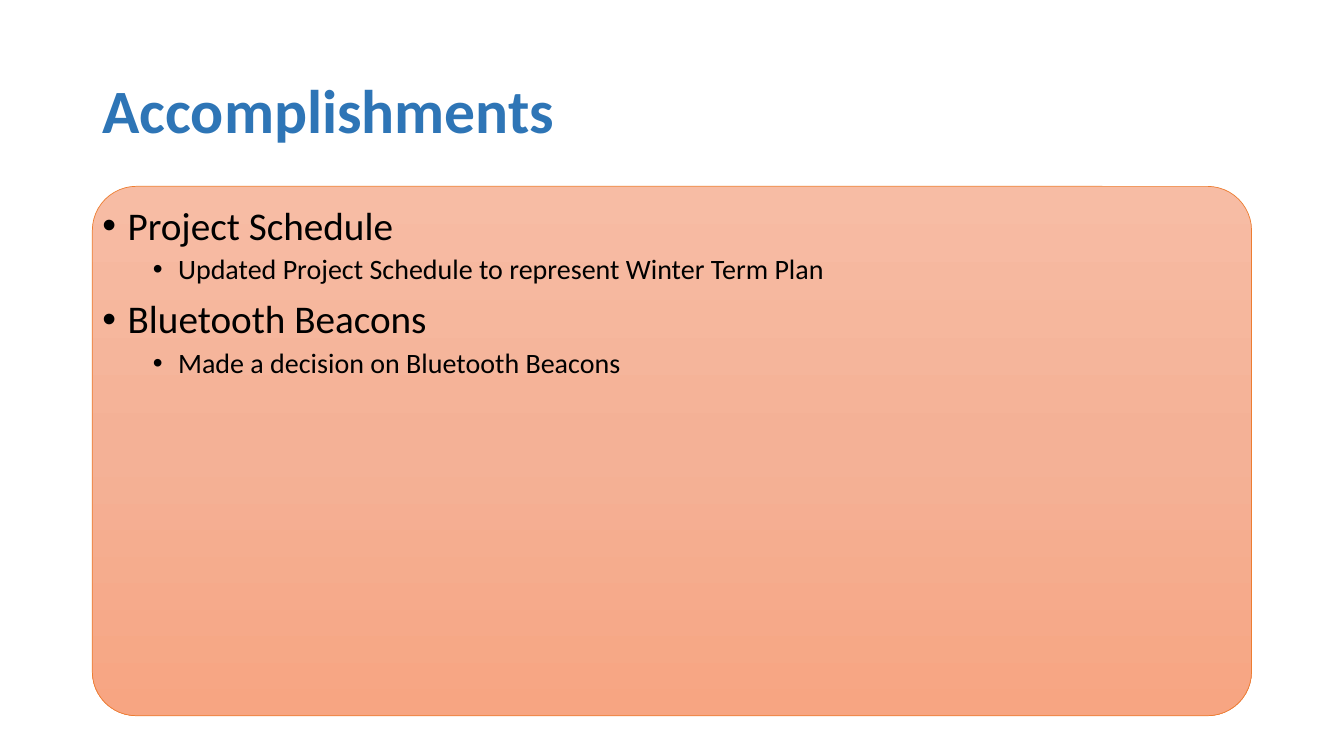
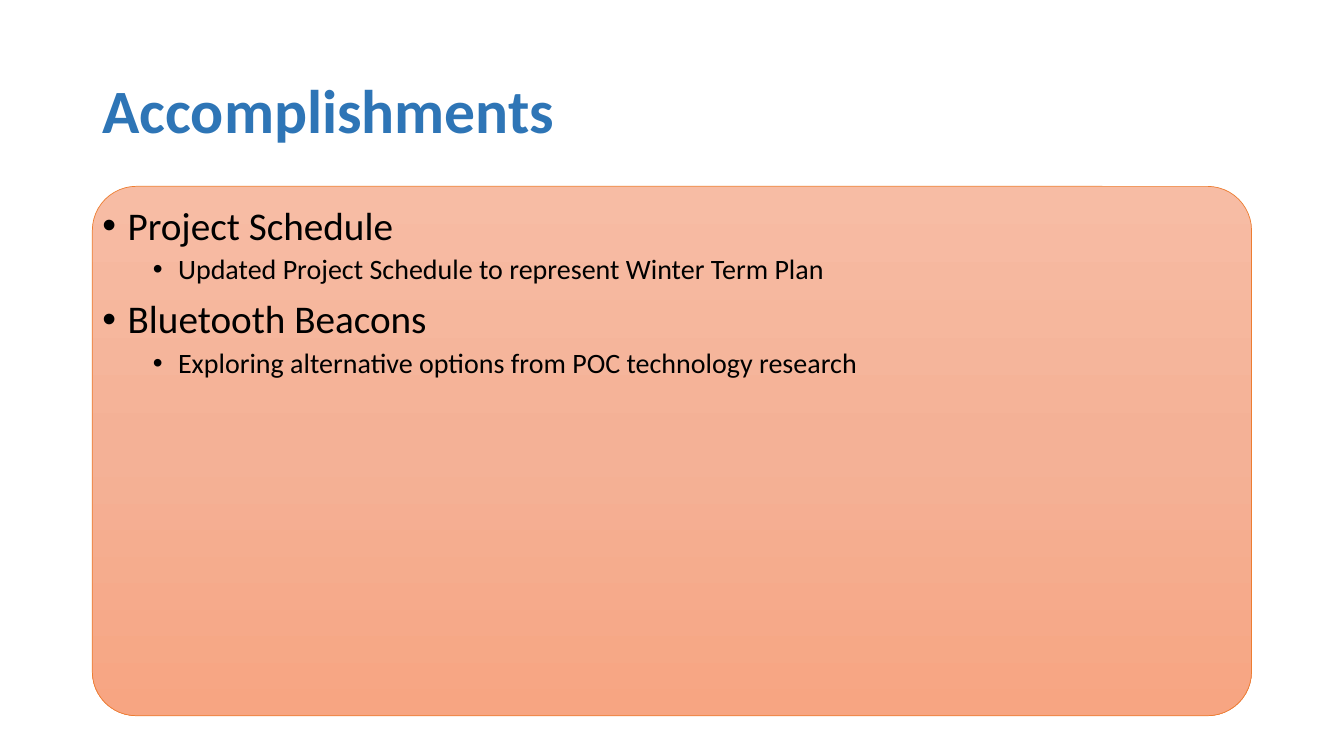
Before and after one commit to Bbulicki/MarchingMasters, a slide deck: slide 2 of Documents/Meeting Updates/MarchingMasters-0119.pptx. Drawn at 1344x756 pixels with LibreOffice and Linux fonts; fonts in the diff are those of the drawing. Boxes give left, top, right and bottom in pixels: in the first picture for what was removed or moved away, otherwise in the second. Text is boxed around its words. In the diff, an @@ line names an element or a change of style, - is before the commit and + after.

```diff
--- a/Documents/Meeting Updates/MarchingMasters-0119.pptx
+++ b/Documents/Meeting Updates/MarchingMasters-0119.pptx
@@ text at bbox=[178, 353, 857, 378]: text changed @@
-  • Made a decision on Bluetooth Beacons
+  • Exploring alternative options from POC technology research
```
Also in this commit, not shown: 1 other slide changed, 1 other file.
